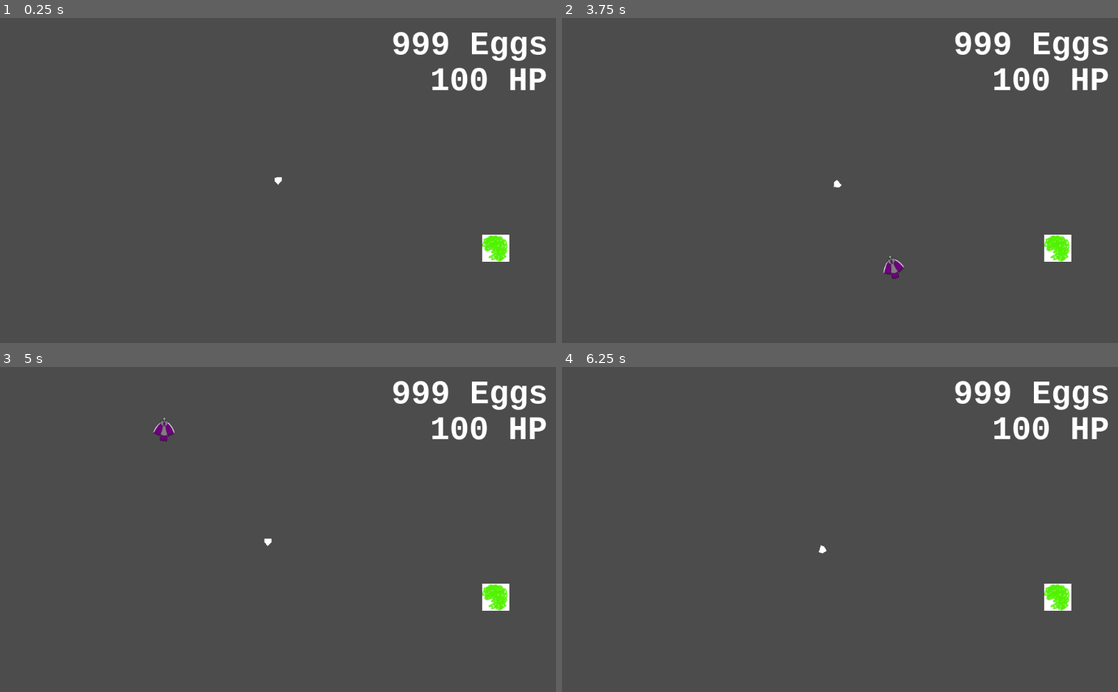
Above: before the commit, frames 1-4 (two rows, left to right).
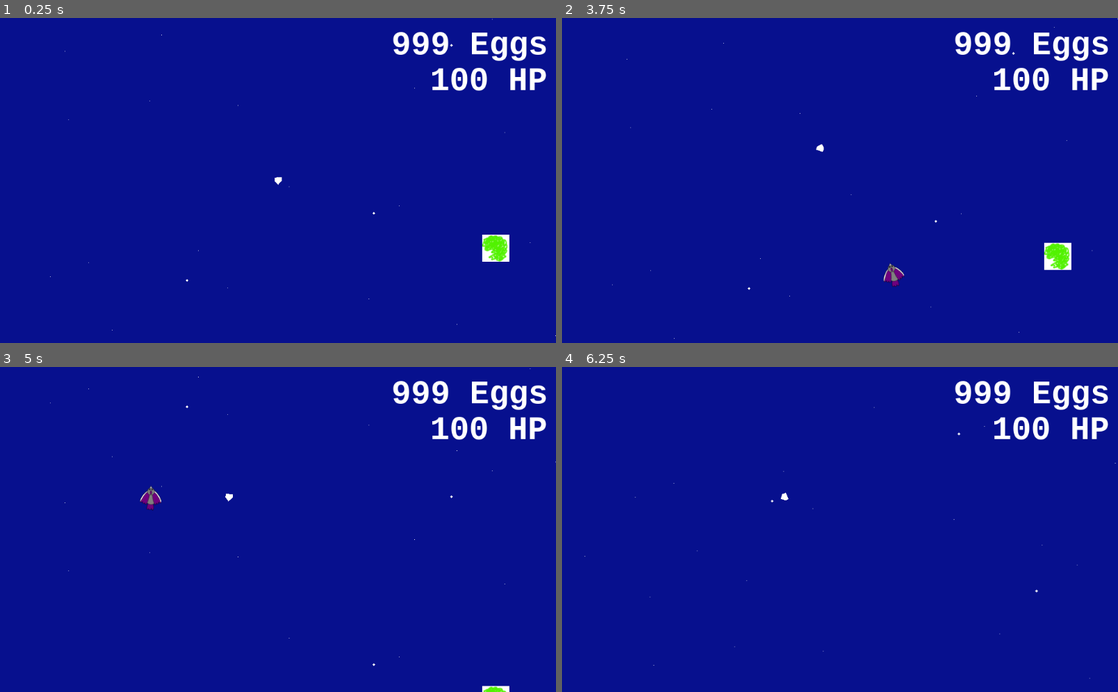
Above: after the commit, the same moments.

Repository: GameDrivenDesign/HareDerLage
Game: Godot game, scene res://game/game.tscn
Two runs of this game, one before a commit and one after it. Both use one fixed random seed, a clock stepped at 60 frames per second and the inputs below.
Inputs:
- Up to frame 1 (0.25 s): no input
- Up to frame 2 (3.75 s): tap Enter at 0.5, 2 s; hold D (right) 0.53-1.28 s; tap Space at 1.25, 2.75 s; hold A (left) 1.28-2.03 s; hold D (right) 2.03-2.78 s; hold W (up) 2.78-3.53 s; hold A (left) from 3.53 s (still down)
- Up to frame 3 (5 s): keep holding A (left)
- Up to frame 4 (6.25 s): release A (left) at 5.78 s; hold D (right) from 5.78 s (still down)

The runs differ from the first frame. In frame 1, 98% of the frame differs, in the area x 0-100%, y 0-100%; in frame 2, 99%; in frame 3, 99%; in frame 4, 99%.

Commit message:
Add background image

Diff:
--- a/game/game.tscn
+++ b/game/game.tscn
@@ -1,9 +1,10 @@
-[gd_scene load_steps=5 format=2]
+[gd_scene load_steps=6 format=2]
 
 [ext_resource path="res://game/game.gd" type="Script" id=1]
 [ext_resource path="res://hud/hud.tscn" type="PackedScene" id=2]
 [ext_resource path="res://comet/comet.tscn" type="PackedScene" id=3]
 [ext_resource path="res://spaceship.tscn" type="PackedScene" id=4]
+[ext_resource path="res://game/background.png" type="Texture" id=5]
 
 [node name="game" type="Node2D" index="0"]
 
@@ -58,3 +59,31 @@
 editor_draw_limits = false
 editor_draw_drag_margin = false
 _sections_unfolded = [ "Editor", "Limit", "Offset", "Smoothing", "Transform" ]
+
+[node name="ParallaxBackground" type="ParallaxBackground" parent="." index="4"]
+
+layer = -1
+offset = Vector2( 0, 0 )
+rotation = 0.0
+scale = Vector2( 1, 1 )
+transform = Transform2D( 1, 0, 0, 1, 0, 0 )
+scroll_offset = Vector2( 0, 0 )
+scroll_base_offset = Vector2( 0, 0 )
+scroll_base_scale = Vector2( 1, 1 )
+scroll_limit_begin = Vector2( 0, 0 )
+scroll_limit_end = Vector2( 0, 0 )
+scroll_ignore_camera_zoom = true
+_sections_unfolded = [ "Scroll" ]
+
+[node name="ParallaxLayer" type="ParallaxLayer" parent="ParallaxBackground" index="0"]
+
+motion_scale = Vector2( 1, 1 )
+motion_offset = Vector2( 0, 0 )
+motion_mirroring = Vector2( 1024, 600 )
+_sections_unfolded = [ "Motion", "Transform" ]
+
+[node name="Sprite" type="Sprite" parent="ParallaxBackground/ParallaxLayer" index="0"]
+
+position = Vector2( 512, 300 )
+texture = ExtResource( 5 )
+_sections_unfolded = [ "Transform" ]
--- a/spaceship.gd
+++ b/spaceship.gd
@@ -1,7 +1,7 @@
 extends RigidBody2D
 
-var torque = 100
-var speed = 20
+var torque = 400
+var speed = 200
 var handling = 20
 
 # Remaining space ship health
--- a/spr_chickenWing.tscn
+++ b/spr_chickenWing.tscn
@@ -3,7 +3,7 @@
 [ext_resource path="res://spr_chickenWing.gd" type="Script" id=1]
 [ext_resource path="res://chicken_wing/chicken_wing.svg" type="Texture" id=2]
 
-[node name="spr_chickenWing" type="RigidBody2D" index="0"]
+[node name="spr_chickenWing" type="RigidBody2D"]
 
 input_pickable = false
 collision_layer = 1
Binary file added: game/background.png
Not shown, added: game/background.png.import
